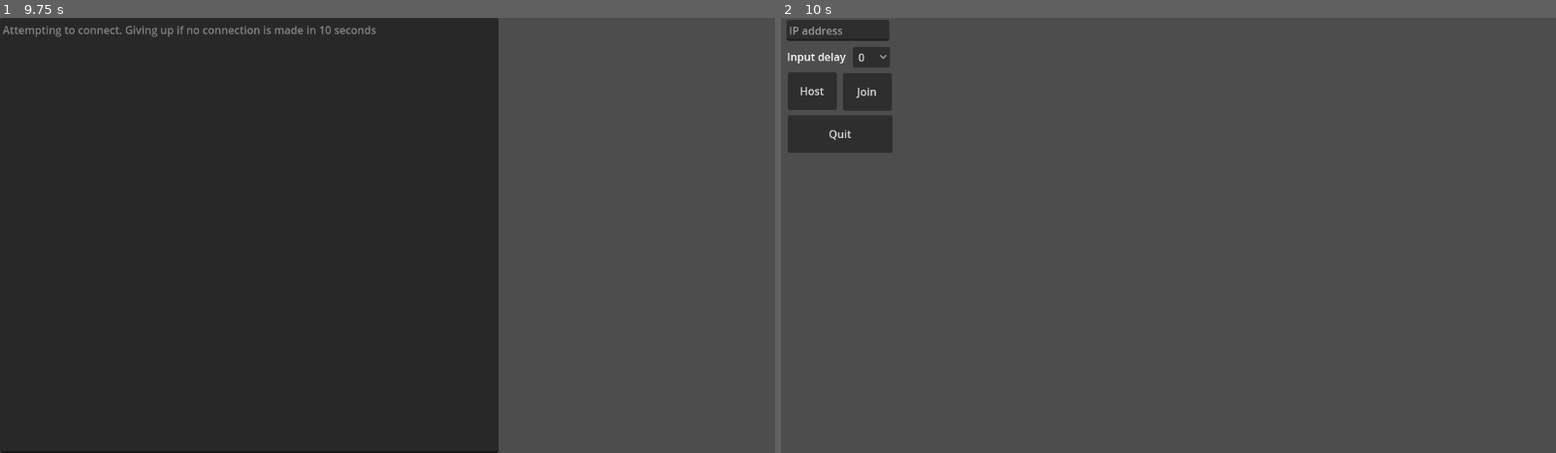
Above: before the commit, frames 1-2 (left to right).
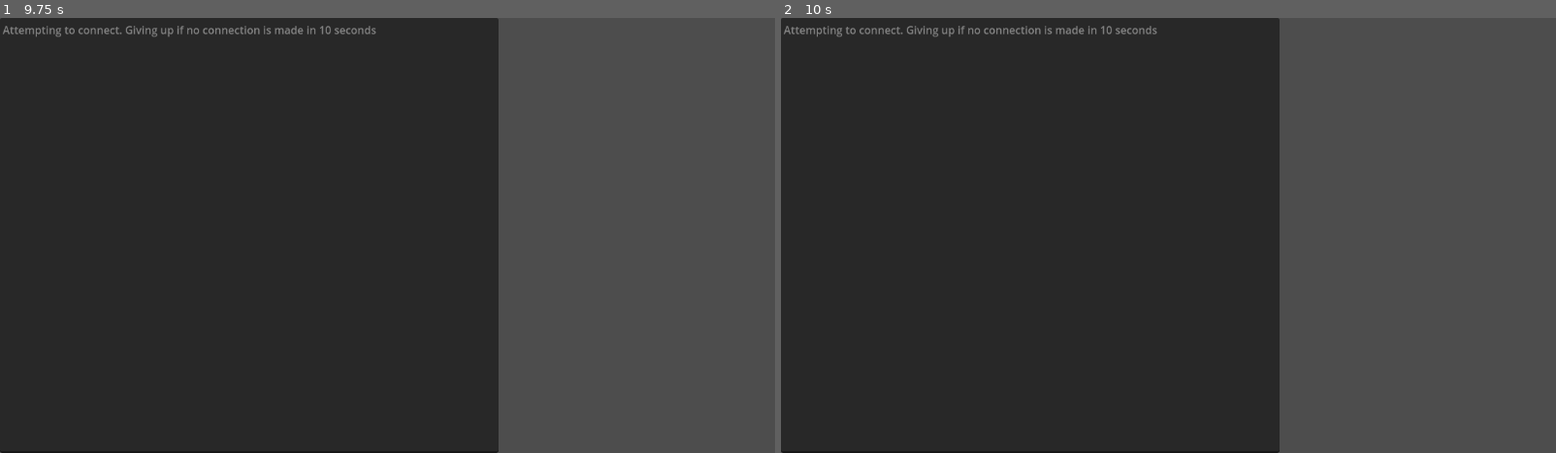
Above: after the commit, the same moments.

Repository: Stormvind/PeerToPeerPong
Game: Godot game, scene res://joining.tscn
Same seed, same stepped clock (60 frames per second), same inputs: the game is played once before the commit and once after it. This scene is started directly instead of the project's main scene.
Inputs:
- Up to frame 1 (9.75 s): tap Enter at 0.5, 2, 3.5 s; tap Space at 1.25, 2.75, 4.25 s
- Up to frame 2 (10 s): no input

Frame 1 is identical in both runs. In frame 2, 61% of the frame differs, in the area x 0-65%, y 0-100%.

Commit message:
The clients can now communicate in the game scene

Diff:
--- a/hosting.gd
+++ b/hosting.gd
@@ -6,12 +6,14 @@
 var time_to_start : float;
 var timer : float;
 var timer_number : int = 4;
+var transscenic : Node;
 
 # Called when the node enters the scene tree for the first time.
 func _ready():
+	transscenic = $"/root/Transscenic_Variables";
 	Text_Edit_Status = $Text_Edit_Status;
 	$Button_Cancel.pressed.connect(func(): get_tree().change_scene_to_file("res://start_menu.tscn"));
-	server.listen($"/root/Transscenic_Variables".network_port);
+	server.listen(transscenic.network_port);
 	Text_Edit_Status.text = "Awaiting connection requests\n";
 
 # Called every frame. 'delta' is the elapsed time since the previous frame.
@@ -33,6 +35,9 @@
 		timer = current_time;
 
 	if current_time >= time_to_start:
+		transscenic.server = server;
+		transscenic.connection = peer;
+		transscenic.is_host = true;
 		get_tree().change_scene_to_file("res://pong.tscn");
 	# Sends confirmation of which time to start at
 	peer.put_var(time_to_start);
--- a/joining.gd
+++ b/joining.gd
@@ -6,16 +6,17 @@
 var timeout_timer : float = Time.get_unix_time_from_system() + 10;
 var timer : float;
 var timer_number : int;
+var transscenic : Node;
 
 # Called when the node enters the scene tree for the first time.
 func _ready():
-	UDP.connect_to_host($"/root/Transscenic_Variables".peer_address,
-	$"/root/Transscenic_Variables".network_port);
+	transscenic = $"/root/Transscenic_Variables";
+	UDP.connect_to_host(transscenic.peer_address,
+	transscenic.network_port);
 	Text_Edit_Status = $Text_Edit_Status;
 	Text_Edit_Status.text = "Attempting to connect. Giving up if no connection is made in 10 seconds\n";
 
-# Called every frame. 'delta' is the elapsed time since the previous frame.
-func _process(_delta):
+func _physics_process(_delta):
 	var current_time : float = Time.get_unix_time_from_system();
 
 	if ((current_time >= timeout_timer) && !has_received_start_confirmation):
@@ -33,6 +34,8 @@
 		return;
 
 	if current_time >= time_to_start:
+		transscenic.connection = UDP;
+		transscenic.is_host = false;
 		get_tree().change_scene_to_file("res://pong.tscn");
 
 	if current_time >= timer:
--- a/pong.gd
+++ b/pong.gd
@@ -1,11 +1,20 @@
 extends Node2D
-
+var transscenic : Node;
 
 # Called when the node enters the scene tree for the first time.
 func _ready():
 	RenderingServer.set_default_clear_color(Color(0,0,0))
-
+	transscenic = $"/root/Transscenic_Variables";
 
 # Called every frame. 'delta' is the elapsed time since the previous frame.
-func _process(delta):
-	pass
+func _physics_process(_delta):
+	if transscenic.is_host:
+		transscenic.server.poll();
+		transscenic.connection.put_var("HOST");
+		while transscenic.connection.get_available_packet_count() > 0:
+			print(transscenic.connection.get_var());
+		return;
+
+	while transscenic.connection.get_available_packet_count() > 0:
+		print(transscenic.connection.get_var());
+	transscenic.connection.put_var("JOIN");
--- a/transscenic_variables.gd
+++ b/transscenic_variables.gd
@@ -3,3 +3,6 @@
 var peer_address : String;
 var input_delay : int;
 var network_port : int = 31415;
+var server : UDPServer;
+var connection : PacketPeerUDP;
+var is_host : bool;
